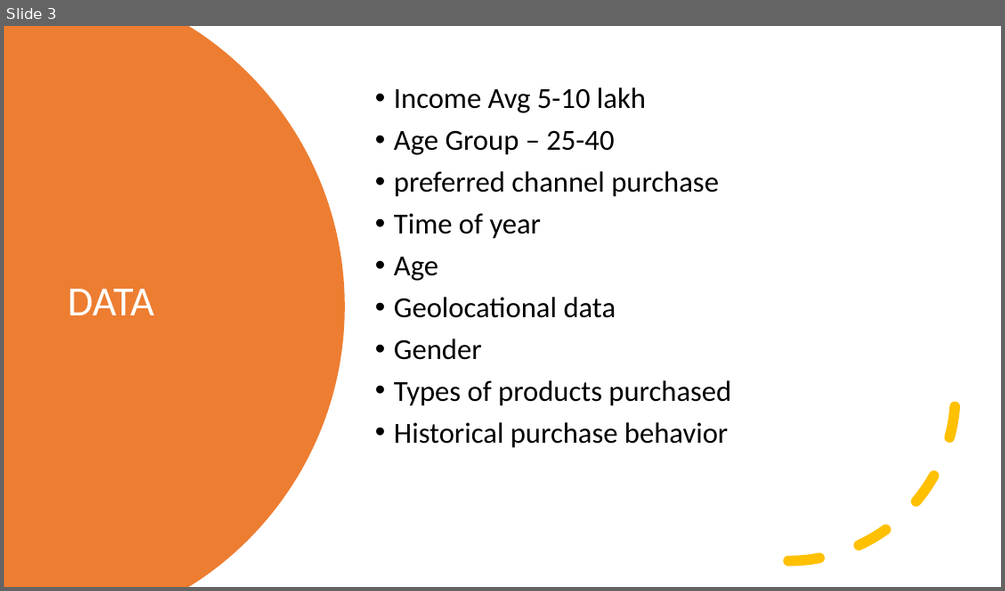
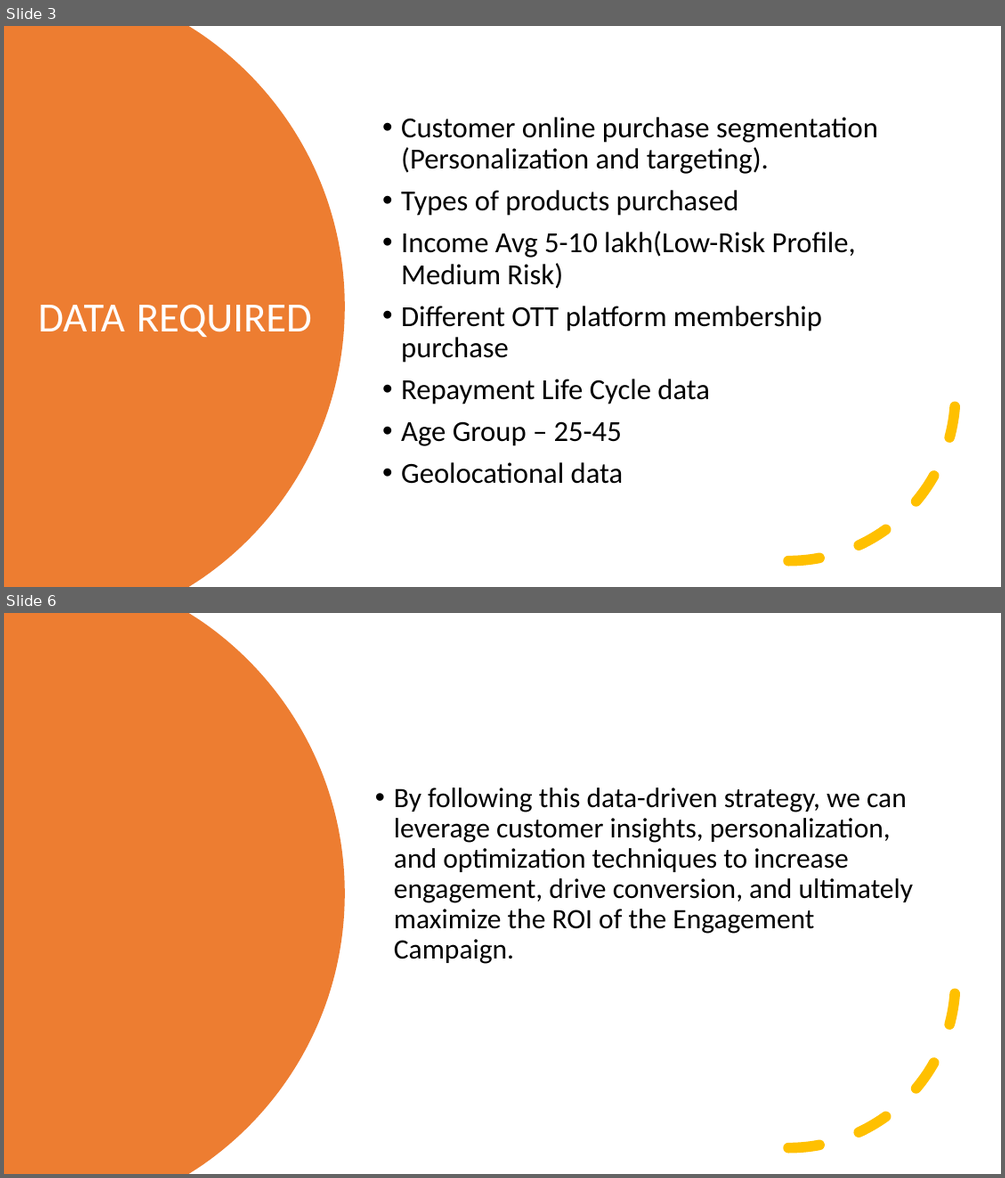
Before and after one commit to Ruthwik14/Case-Study, a slide deck: Monsoon Bonanza Offer.pptx. Shown one above the other, each under a label of ours: slide 3 before the commit, slides 3 and 6 after it; the slides between them are not shown. The pictures are 1005x591 and 1005x1178 pixels, drawn with LibreOffice and Linux fonts; fonts in the diff are those of the drawing. Boxes give left, top, right and bottom in pixels: in the first picture for what was removed or moved away, otherwise in the second. Text is boxed around its words. In the diff, an @@ line names an element or a change of style, - is before the commit and + after.

```diff
--- a/Monsoon Bonanza Offer.pptx
+++ b/Monsoon Bonanza Offer.pptx
@@ slide 6 added at [4, 613, 1001, 1174], background #FFFFFF @@
@@ freeform shape added at [4, 613, 345, 1174], fill #ED7D31 @@
@@ text added at [394, 787, 914, 964], 27 pt, text #000000 @@
+• By following this data-driven strategy, we can leverage customer insights, personalization, and optimization techniques to increase engagement, drive conversion, and ultimately maximize the ROI of the Engagement Campaign.
@@ arc (boxed as its full ellipse) added at [622, 814, 956, 1149], outline #FFC000 10 pt dashed @@
@@ slide 3 changed as well @@
@@ text "Customer online purchase segmentation (Personalization ...": place and size @@
-text "Customer online purchase segmentation (Personalization ..." at [394, 87, 731, 448]
+text "Customer online purchase segmentation (Personalization ..." at [401, 117, 878, 483]
@@ text at [401, 117, 878, 446]: text changed @@
-• Income Avg 5-10 lakh
-• Age Group – 25-40
-• preferred channel purchase
-• Time of year
-• Age
+• Customer online purchase segmentation (Personalization and targeting).
+• Types of products purchased
+• Income Avg 5-10 lakh(Low-Risk Profile, Medium Risk)
+• Different OTT platform membership purchase
+• Repayment Life Cycle data
+• Age Group – 25-45
@@ title at [38, 304, 312, 337]: text changed @@
-DATA
+DATA REQUIRED
@@ text at [394, 338, 731, 448]: paragraphs removed @@
-• Gender
-• Types of products purchased
-• Historical purchase behavior
```
Also in this commit, not shown: 4 other slides changed.
